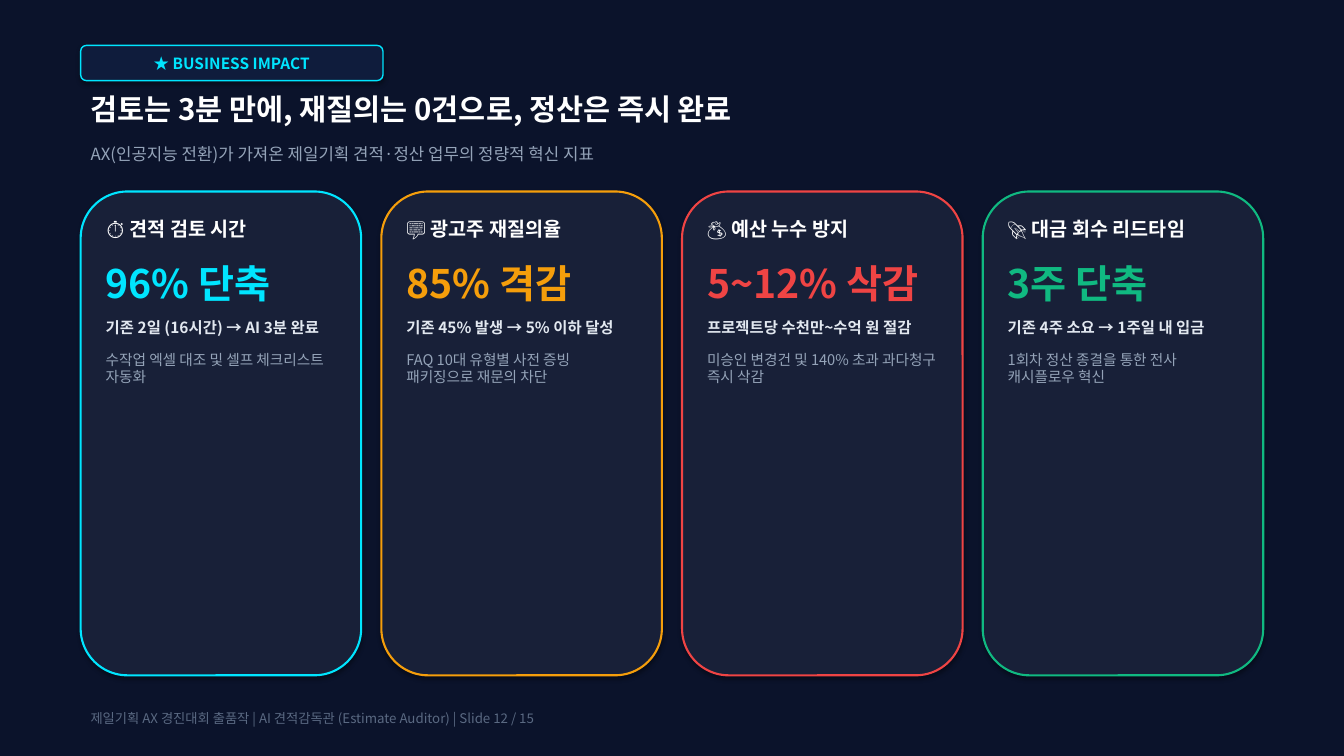
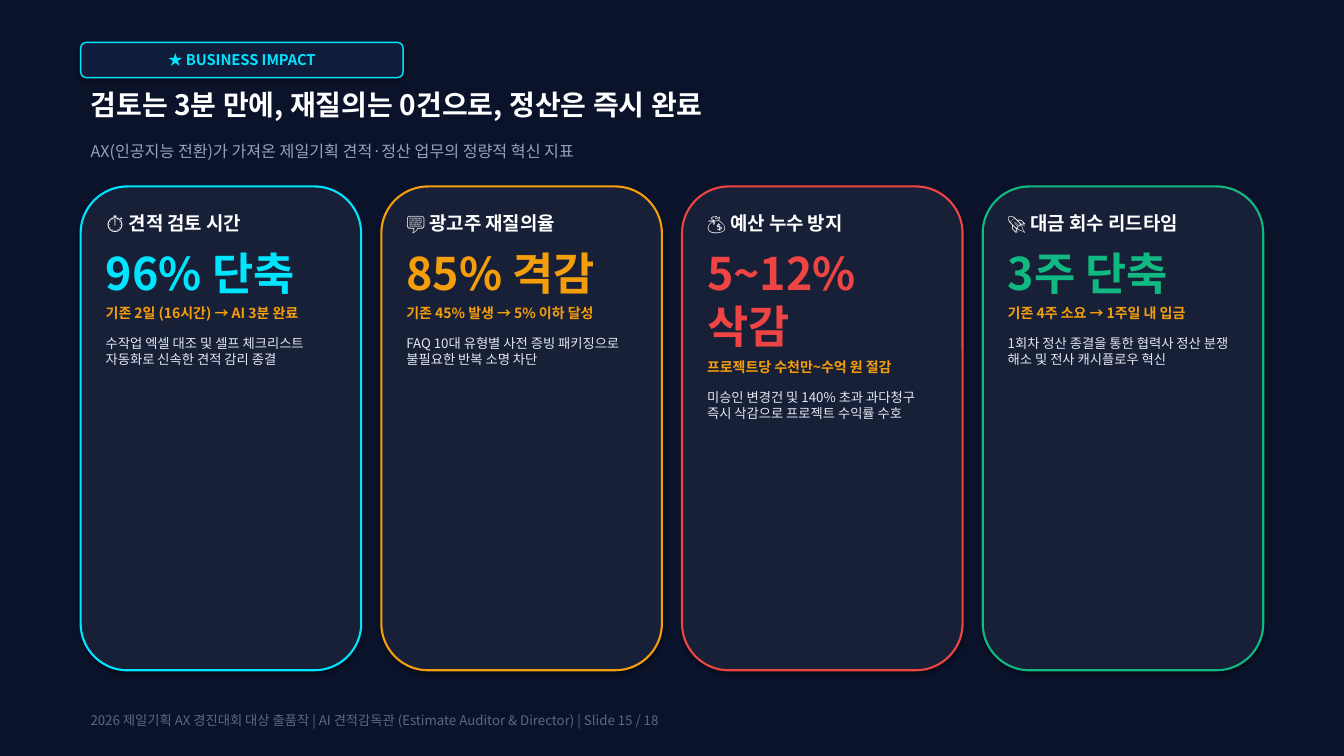
Before and after one commit to designer01jsw-commits/ax-estimate-director, a slide deck: slide 15 of 견적감리관_AX대회_최종발표자료_대상도전.pptx (slide 12 before the commit). Drawn at 1344x756 pixels with LibreOffice and Linux fonts; fonts in the diff are those of the drawing. Boxes give left, top, right and bottom in pixels: in the first picture for what was removed or moved away, otherwise in the second. Text is boxed around its words. In the diff, an @@ line names an element or a change of style, - is before the commit and + after.

```diff
--- a/견적감리관_AX대회_최종발표자료_대상도전.pptx
+++ b/견적감리관_AX대회_최종발표자료_대상도전.pptx
@@ rounded rectangle "★ BUSINESS IMPACT" resized from (x1=81, y1=45, x2=383, y2=81) to (x1=81, y1=42, x2=403, y2=78) @@
@@ rounded rectangle "★ BUSINESS IMPACT" at (x1=81, y1=42, x2=403, y2=78): size 11 to 10.5 pt @@
@@ text "검토는 3분 만에, 재질의는 0건으로, ..." at (x1=91, y1=91, x2=703, y2=121): size 21 to 20 pt @@
@@ text "AX(인공지능 전환)가 가져온 제일기획 견적·정산 ..." at (x1=91, y1=143, x2=574, y2=160): size 12 to 11.5 pt @@
@@ 4 rounded rectangles moved together from (x1=81, y1=192, x2=1263, y2=676) to (x1=81, y1=187, x2=1263, y2=670) @@
@@ text at (x1=106, y1=214, x2=294, y2=294): size 14 to 13.5 pt in "⏱️ 견적 검토 시간"; size 28 to 32 pt in "96% 단축"; size 11 to 10 pt, text colour #E2E8F0 to #F59E0B in "기존 2일 (16시간) → AI 3분 완료"; less space between paragraphs @@
@@ text at (x1=406, y1=214, x2=595, y2=294): size 14 to 13.5 pt in "💬 광고주 재질의율"; size 28 to 32 pt in "85% 격감"; size 11 to 10 pt, text colour #E2E8F0 to #F59E0B in "기존 45% 발생 → 5% 이하 달성"; less space between paragraphs @@
@@ text at (x1=707, y1=214, x2=892, y2=374): size 14 to 13.5 pt in "💰 예산 누수 방지"; size 28 to 32 pt in "5~12% 삭감"; size 11 to 10 pt, text colour #E2E8F0 to #F59E0B in "프로젝트당 수천만~수억 원 절감"; less space between paragraphs @@
@@ text at (x1=1008, y1=214, x2=1186, y2=320): size 14 to 13.5 pt in "🚀 대금 회수 리드타임"; size 28 to 32 pt in "3주 단축"; size 11 to 10 pt, text colour #E2E8F0 to #F59E0B in "기존 4주 소요 → 1주일 내 입금"; less space between paragraphs @@
@@ text at (x1=106, y1=337, x2=304, y2=365): text changed; size 10.5 to 9.5 pt; text colour #94A3B8 to #E2E8F0 @@
-수작업 엑셀 대조 및 셀프 체크리스트 자동화
+수작업 엑셀 대조 및 셀프 체크리스트 자동화로 신속한 견적 감리 종결
@@ text at (x1=406, y1=337, x2=619, y2=365): text changed; size 10.5 to 9.5 pt; text colour #94A3B8 to #E2E8F0 @@
-FAQ 10대 유형별 사전 증빙 패키징으로 재문의 차단
+FAQ 10대 유형별 사전 증빙 패키징으로 불필요한 반복 소명 차단
@@ text at (x1=1008, y1=337, x2=1228, y2=365): text changed; size 10.5 to 9.5 pt; text colour #94A3B8 to #E2E8F0 @@
-1회차 정산 종결을 통한 전사 캐시플로우 혁신
+1회차 정산 종결을 통한 협력사 정산 분쟁 해소 및 전사 캐시플로우 혁신
@@ text at (x1=707, y1=391, x2=915, y2=419): text changed; size 10.5 to 9.5 pt; text colour #94A3B8 to #E2E8F0 @@
-미승인 변경건 및 140% 초과 과다청구 즉시 삭감
+미승인 변경건 및 140% 초과 과다청구 즉시 삭감으로 프로젝트 수익률 수호
@@ text at (x1=91, y1=714, x2=659, y2=727): text changed @@
-제일기획 AX 경진대회 출품작 | AI 견적감독관 (Estimate Auditor) | Slide 12 / 15
+2026 제일기획 AX 경진대회 대상 출품작 | AI 견적감독관 (Estimate Auditor & Director) | Slide 15 / 18
```
Also in this commit, not shown: 11 other slides changed, 6 slides added, 3 slides removed, 3 other files.
